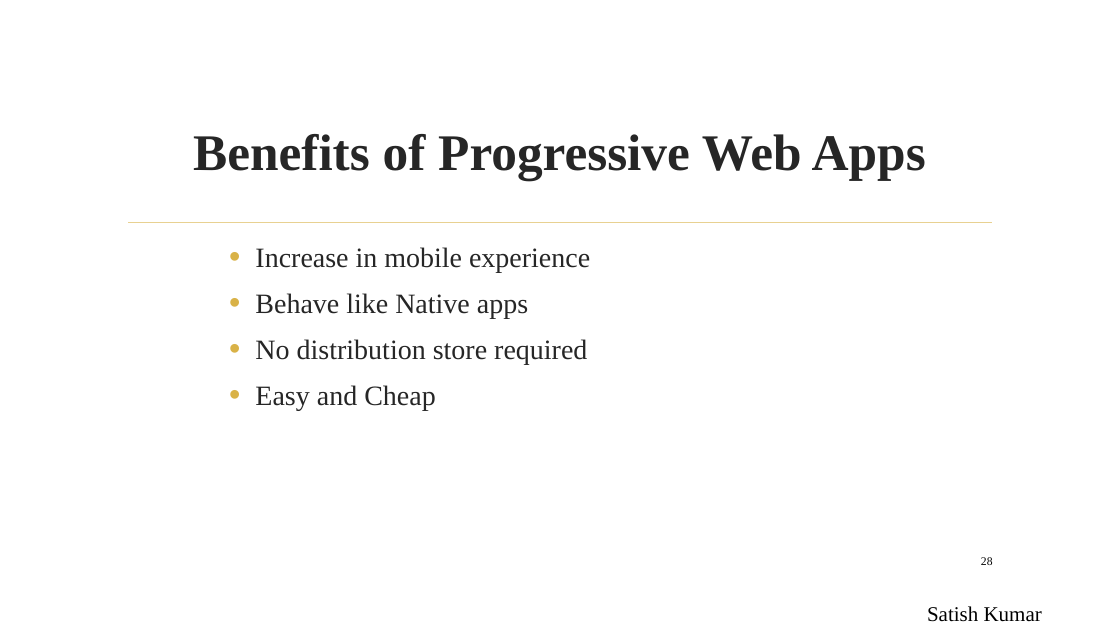
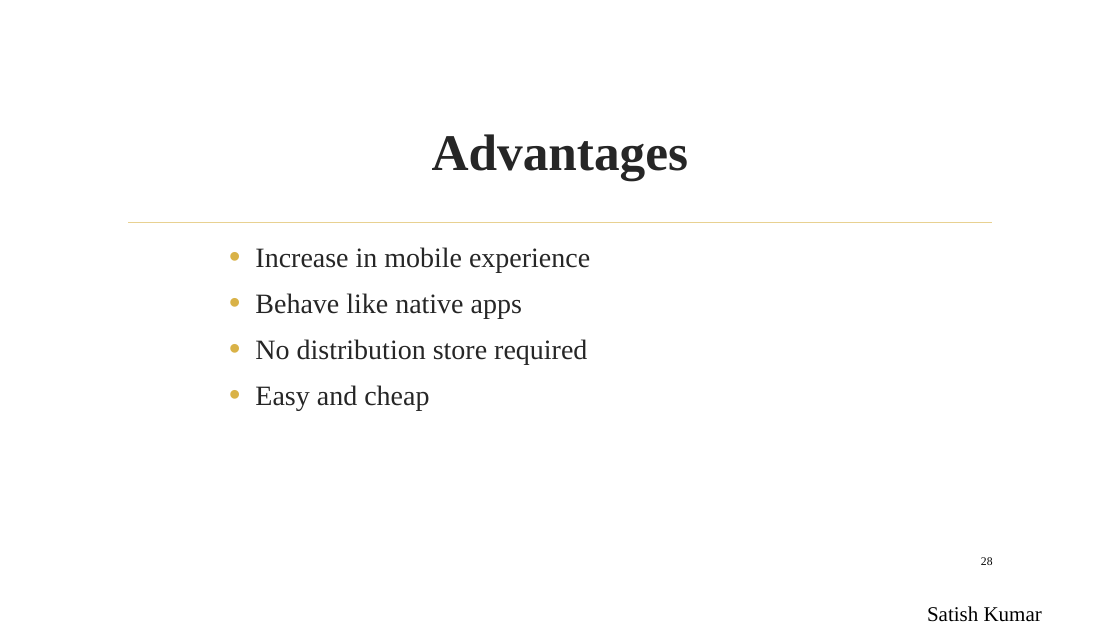
Before and after one commit to Sravani537520/WrokshopOnPWA, a slide deck: slide 28 of pptOnPWA.pptx. Drawn at 1120x630 pixels with LibreOffice and Linux fonts; fonts in the diff are those of the drawing; background and template pictures are left out. Boxes give left, top, right and bottom in pixels: in the first picture for what was removed or moved away, otherwise in the second. Text is boxed around its words. In the diff, an @@ line names an element or a change of style, - is before the commit and + after.

```diff
--- a/pptOnPWA.pptx
+++ b/pptOnPWA.pptx
@@ title at bbox=[432, 134, 689, 181]: text changed @@
-Benefits of Progressive Web Apps
+Advantages
@@ text at bbox=[255, 293, 522, 318]: text changed @@
-• Behave like Native apps
+• Behave like native apps
@@ text at bbox=[255, 385, 429, 411]: text changed @@
-• Easy and Cheap
+• Easy and cheap
```
Also in this commit, not shown: 13 other slides changed, 1 slide added, 1 slide removed.
